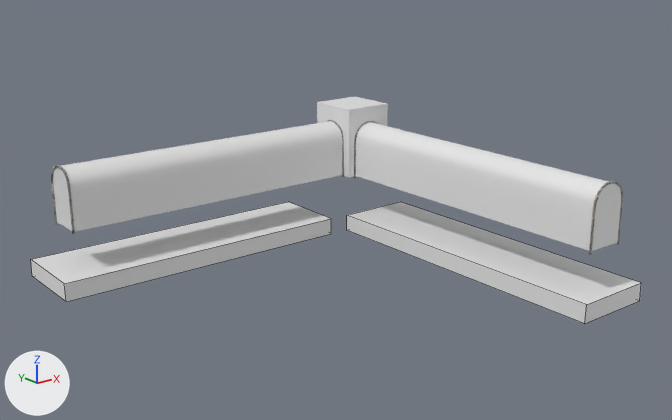
The Blender file Blender_Projects/Radiophobia_Levels/Tunnel.blend: old version first, new version second.
Rendered twice from a camera (50 mm lens) standing at (-16.68, -12.41, 6.88) and looking at (-3.88, 3.6, 0.48). Lighting does not change. The marker at lower left points along +X, +Y and +Z. Mesh edges are drawn as thin lines on the coarser meshes.

The scene before the commit, as lines of its bpy script (objects in view):
```python
me_cube = bpy.data.meshes.new('Cube')
me_cube.from_pydata(...)  # 230 vertices, 188 faces; spans x -0.48..0.48, y -0.95..7.04, z 0.0..1.46
me_cube.materials.append(mat_material)  # its picture is missing
me_cube_008 = bpy.data.meshes.new('Cube.008')
me_cube_008.from_pydata(...)  # a box spanning x -1.0..1.0, y -1.37..6.72, z 0.56..1.0
me_cube_009 = bpy.data.meshes.new('Cube.009')
me_cube_009.from_pydata(...)  # a box spanning x -1.0..6.68, y -1.37..0.65, z 0.56..1.0
ob_lg_1 = bpy.data.objects.new('LG_1', me_cube_008)
ob_lg_1.location = (0.0, 0.0, -1.99)
ob_lg_2 = bpy.data.objects.new('LG_2', me_cube_009)
ob_lg_2.location = (-8.22, 8.11, -1.99)
ob_walls = bpy.data.objects.new('Walls', me_cube)
ob_walls.location = (0.0, -0.04, 0.0)
# also in view: 'Box' at (0.0, 7.72, 0.94); 'Walls_1' at (-4.7, 7.74, 0.73)
```
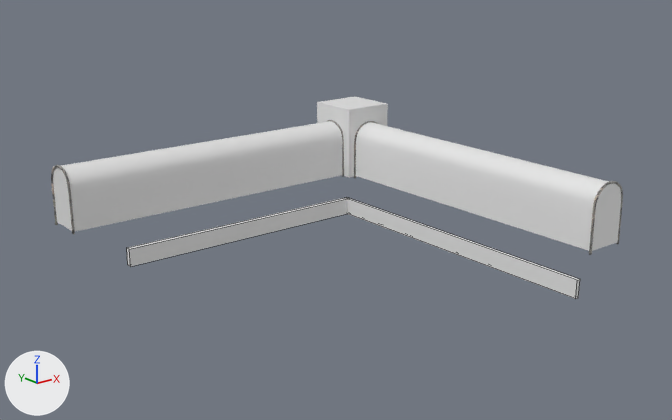
Where the change shows, as pixel boxes (x1, y1, x2, y2) in the pictures (672 x 420 px):
'LG_1', deleted
    before: (347, 202, 641, 323)
'LG_2', deleted
    before: (31, 202, 331, 302)
'Occluder', added
    after: (347, 198, 580, 299)
'Occluder.001', added
    after: (127, 197, 348, 267)

The change in detail:
Mesh me_cube_008_1 is new.
It is a box spanning x -7.1..-0.36, y -0.89..-0.74, z 0.57..1.0.
Mesh me_cube_012 is new.
It is a box spanning x -0.89..-0.8, y -1.0..6.98, z 0.57..1.0.
Object 'LG_1' (ob_lg_1) is deleted.
Object 'LG_2' (ob_lg_2) is deleted.
Object 'Occluder.001' (ob_occluder_001) is new; it shows me_cube_008_1.
Its location is (-0.44, 7.72, -1.57).
Object 'Occluder' (ob_occluder) is new; it shows me_cube_012.
Its location is (0.0, 0.0, -1.57).
